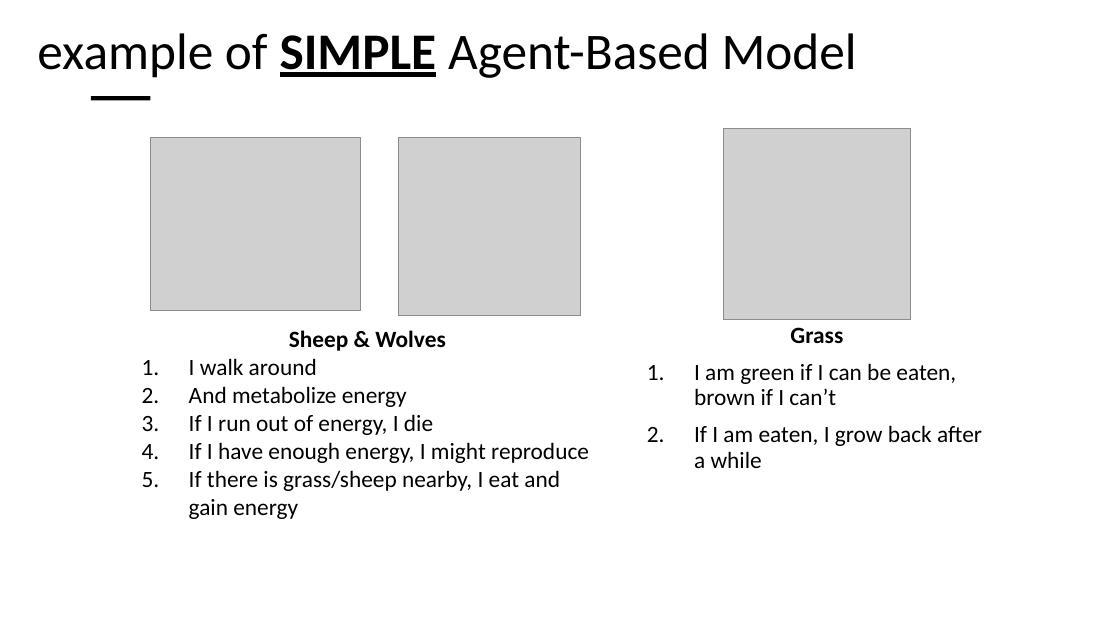
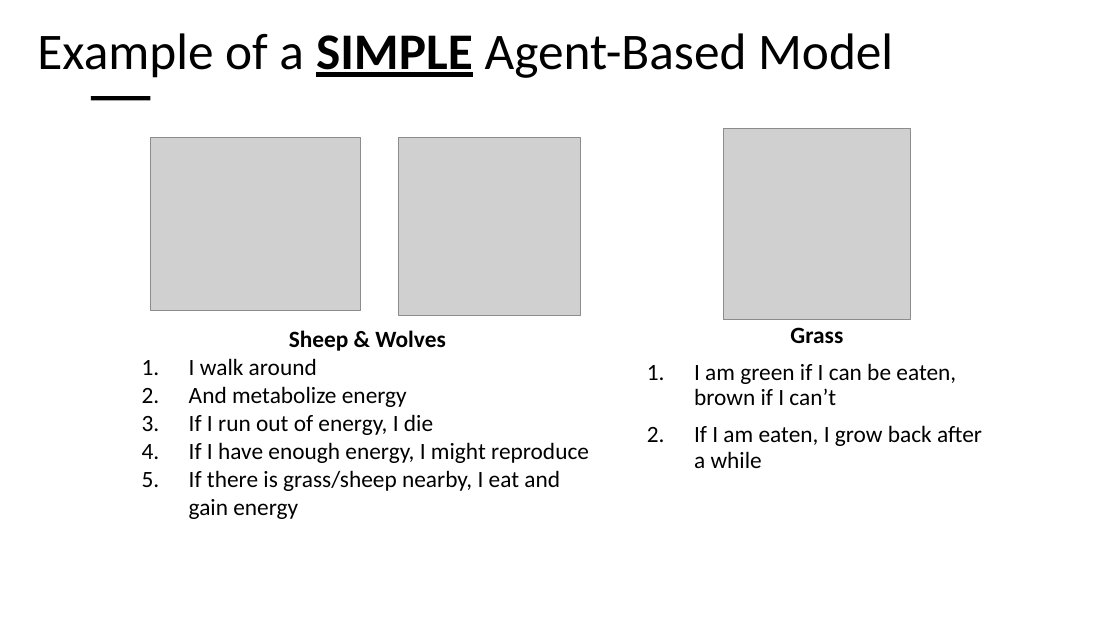
Before and after one commit to arthurhjorth/EDU-IT-modeller, a slide deck: slide 5 of ABM-slides.pptx (slide 3 before the commit). Drawn at 1120x630 pixels with LibreOffice and Linux fonts; fonts in the diff are those of the drawing; grey boxes stand for pictures. Boxes give left, top, right and bottom in pixels: in the first picture for what was removed or moved away, otherwise in the second. Text is boxed around its words. In the diff, an @@ line names an element or a change of style, - is before the commit and + after.

```diff
--- a/ABM-slides.pptx
+++ b/ABM-slides.pptx
@@ title at bbox=[37, 33, 893, 78]: text changed @@
-example of SIMPLE Agent-Based Model
+Example of a SIMPLE Agent-Based Model
```
Also in this commit, not shown: 2 other slides changed, 4 slides added, 4 slides removed.
